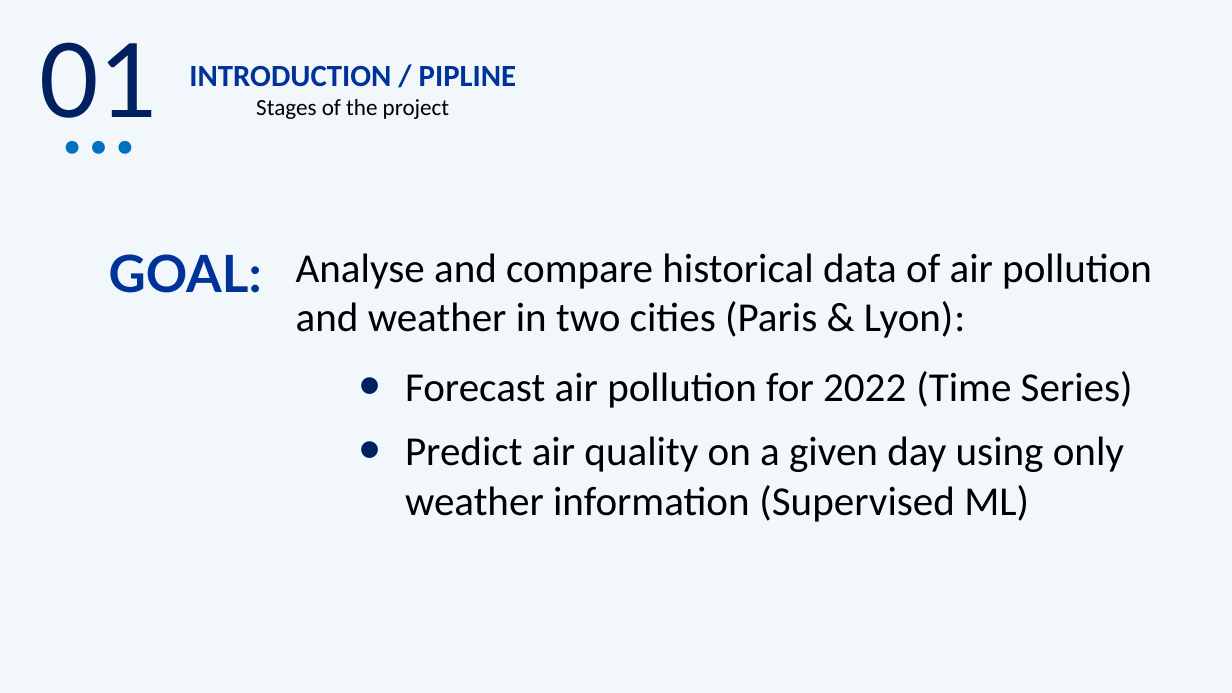
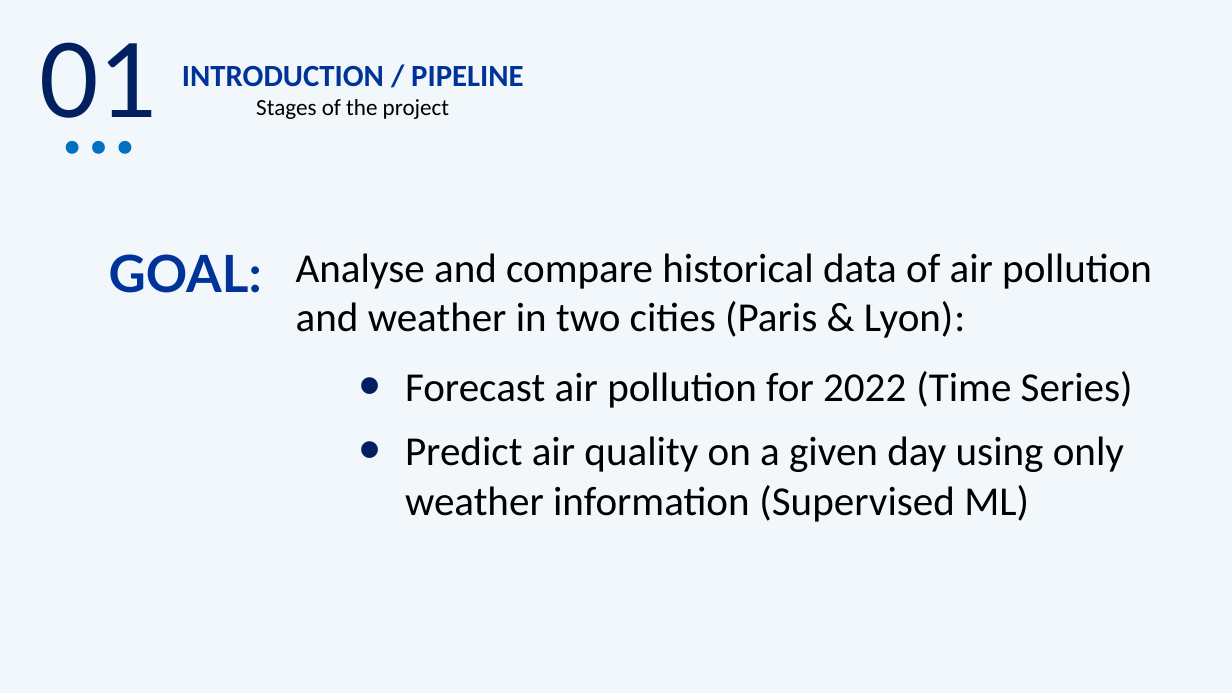
Before and after one commit to radek-deb/Air_Quality_Paris-vs-Lyon_Final_Project, a slide deck: slide 3 of Air Quality.pptx. Drawn at 1232x693 pixels with LibreOffice and Linux fonts; fonts in the diff are those of the drawing. Boxes give left, top, right and bottom in pixels: in the first picture for what was removed or moved away, otherwise in the second. Text is boxed around its words. In the diff, an @@ line names an element or a change of style, - is before the commit and + after.

```diff
--- a/Air Quality.pptx
+++ b/Air Quality.pptx
@@ text at (182, 65, 523, 87): text changed @@
-INTRODUCTION / PIPLINE
+INTRODUCTION / PIPELINE
```
Also in this commit, not shown: 3 other slides changed, 6 other files.
